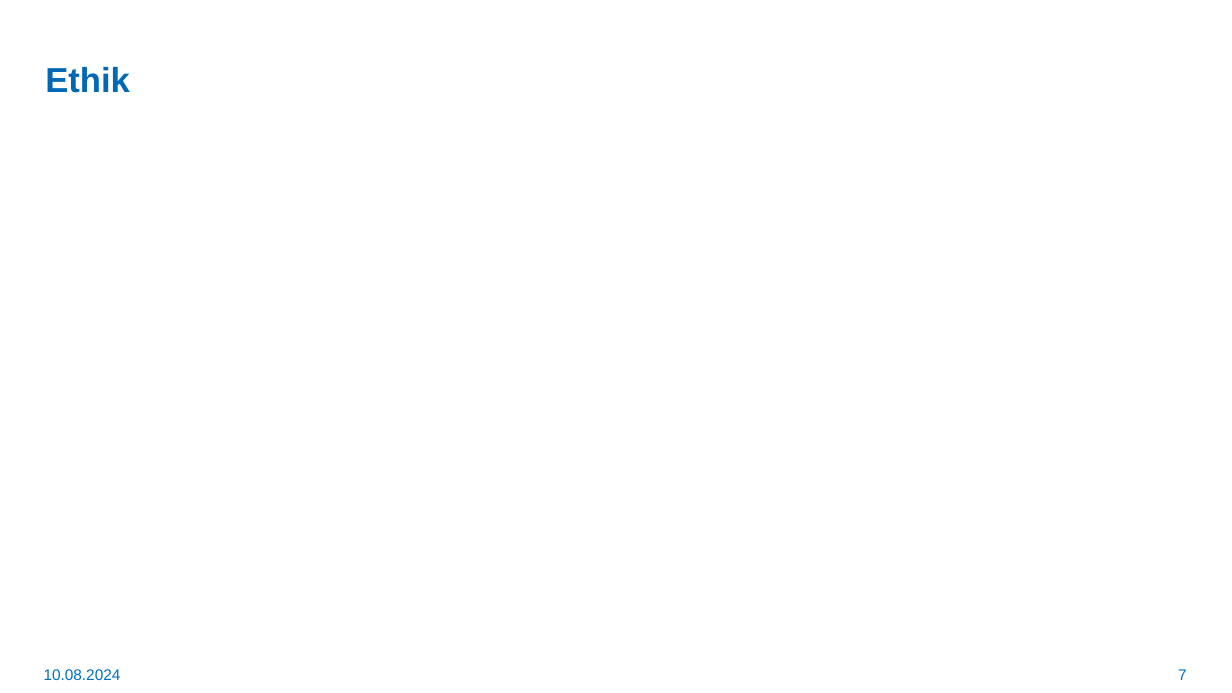
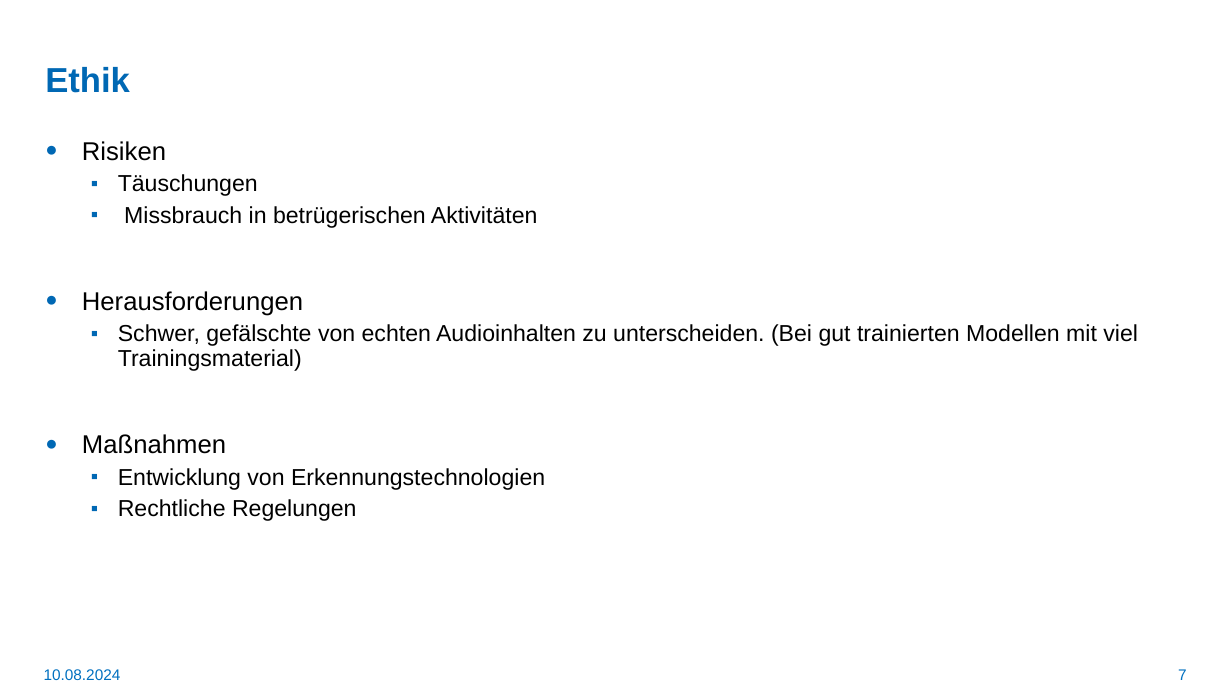
Before and after one commit to LetsDrinkSomeTea/ProjektArbeit, a slide deck: slide 7 of Praesentationen/Audio-Deepfakes.pptx. Drawn at 1232x693 pixels with LibreOffice and Linux fonts; fonts in the diff are those of the drawing; background and template pictures are left out. Boxes give left, top, right and bottom in pixels: in the first picture for what was removed or moved away, otherwise in the second. Text is boxed around its words. In the diff, an @@ line names an element or a change of style, - is before the commit and + after.

```diff
--- a/Praesentationen/Audio-Deepfakes.pptx
+++ b/Praesentationen/Audio-Deepfakes.pptx
@@ text added at (x1=82, y1=141, x2=1138, y2=521), 18 pt, text #000000 @@
+● Risiken
+  ▪ Täuschungen
+  ▪ Missbrauch in betrügerischen Aktivitäten
+● Herausforderungen
+  ▪ Schwer, gefälschte von echten Audioinhalten zu unterscheiden. (Bei gut trainierten Modellen mit viel Trainingsmaterial)
+● Maßnahmen
+  ▪ Entwicklung von Erkennungstechnologien
+  ▪ Rechtliche Regelungen
```
Also in this commit, not shown: 7 other slides changed, 1 slide added.
